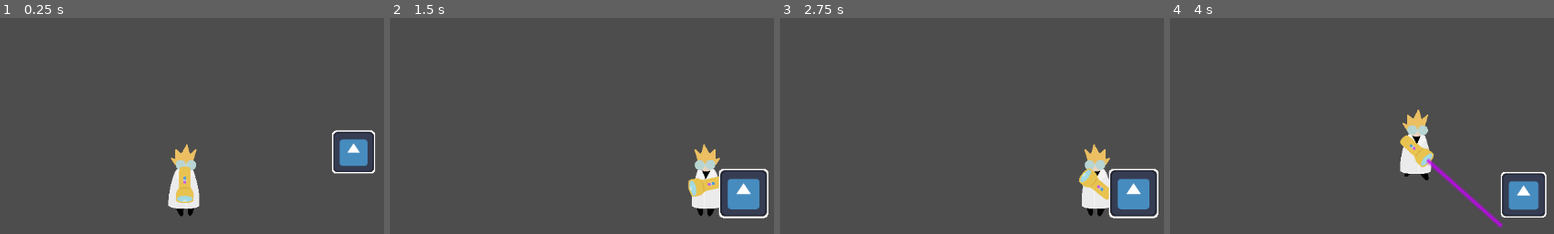
Above: before the commit, frames 1-4 (left to right).
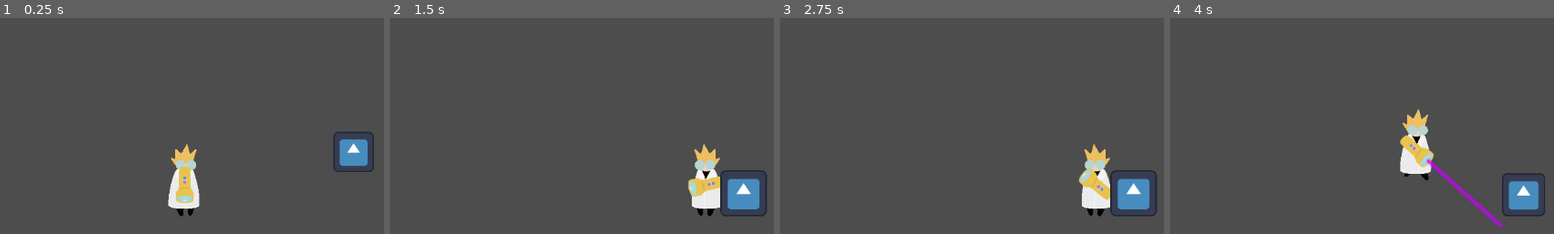
Above: after the commit, the same moments.

Repository: rafesholler/GMTK-2024
Game: Godot game, scene res://Testing/Scenes and Scripts/test_scene.tscn
Two runs of this game, one before a commit and one after it. Both use one fixed random seed, a clock stepped at 60 frames per second and the inputs below. The engine's default icon, where the game draws it, is replaced by a stand-in: a white triangle on a blue panel in a dark square.
Inputs (mouse positions are in pixels of both pictures, inside the frame that each line leads up to):
- Up to frame 1 (0.25 s): no input
- Up to frame 2 (1.5 s): tap Enter (ui_accept) at 0.5 s; move the mouse to (735, 201) at 0.52 s; hold D (Right) 0.53-1.28 s; hold E (Enlarge) 0.53-1.28 s; click (735, 201) at 0.67 s; tap Space (Jump) at 0.77 s; move the mouse to (outside the picture) at 1.27 s; hold S from 1.28 s (still down); tap Q (Shrink) at 1.35 s
- Up to frame 3 (2.75 s): tap Space (Jump) at 1.52 s; move the mouse to (1037, 132) at 2.02 s; release S at 2.03 s; hold D (Right) from 2.03 s (still down); hold F from 2.03 s (still down)
- Up to frame 4 (4 s): tap Enter (ui_accept) at 2.75 s; move the mouse to (outside the picture) at 2.77 s; release D (Right) at 2.78 s; release F at 2.78 s; hold W 2.78-3.53 s; tap E (Enlarge) at 2.85 s; click (outside the picture) at 2.92 s; tap Space (Jump) at 3.02, 3.77 s; move the mouse to (outside the picture) at 3.52 s; hold A (Left) from 3.53 s (still down); hold Q (Shrink) from 3.53 s (still down)

The runs differ from the first frame. In frame 1, 0.4% of the frame differs, in the area x 86-98%, y 51-73%; in frame 2, 0.4%; in frame 3, 0.4%, in the area x 85-99%, y 69-93%; in frame 4, 0.4%.

Commit message:
Character Vis

Diff:
--- a/Testing/Scenes and Scripts/object.gd
+++ b/Testing/Scenes and Scripts/object.gd
@@ -18,15 +18,24 @@
 	if scaling:
 		if Global.ray_mode == "shrink":
 			if not($CollisionShape2D.scale.x < shrink_scale) :
+				$Sprite2D.material.set("shader_parameter/width", 4)
+				$Sprite2D.material.set("shader_parameter/color", Color(1,.5,1,.75))
 				$CollisionShape2D.scale -= Vector2(.1*delta, .1*delta)
 				$Sprite2D.scale -= Vector2(.1*delta, .1*delta)
 				$Area2D/CollisionShape2D.scale -= Vector2(.1*delta, .1*delta)
+			else:
+				$Sprite2D.material.set("shader_parameter/width", 0)
 		if Global.ray_mode == "enlarge":
 			if not($CollisionShape2D.scale.x > enlarge_scale) :
+				$Sprite2D.material.set("shader_parameter/width", 4)
+				$Sprite2D.material.set("shader_parameter/color", Color(.5,1,1,.75))
 				$CollisionShape2D.scale += Vector2(.1*delta, .1*delta)
 				$Sprite2D.scale += Vector2(.1*delta, .1*delta)
 				$Area2D/CollisionShape2D.scale += Vector2(.1*delta, .1*delta)
-
+			else:
+				$Sprite2D.material.set("shader_parameter/width", 0)
+	else:
+		$Sprite2D.material.set("shader_parameter/width", 0)
 func _on_area_2d_area_entered(area: Area2D) -> void:
 	scaling = true
 
--- a/Testing/scaleable_object.tscn
+++ b/Testing/scaleable_object.tscn
@@ -7,9 +7,9 @@
 [sub_resource type="ShaderMaterial" id="ShaderMaterial_qg4lj"]
 shader = ExtResource("1_6craw")
 shader_parameter/color = Color(1, 1, 1, 1)
-shader_parameter/width = 4.0
+shader_parameter/width = 0.0
 shader_parameter/pattern = 2
-shader_parameter/inside = false
+shader_parameter/inside = true
 shader_parameter/add_margins = true
 
 [sub_resource type="RectangleShape2D" id="RectangleShape2D_b1oc0"]
